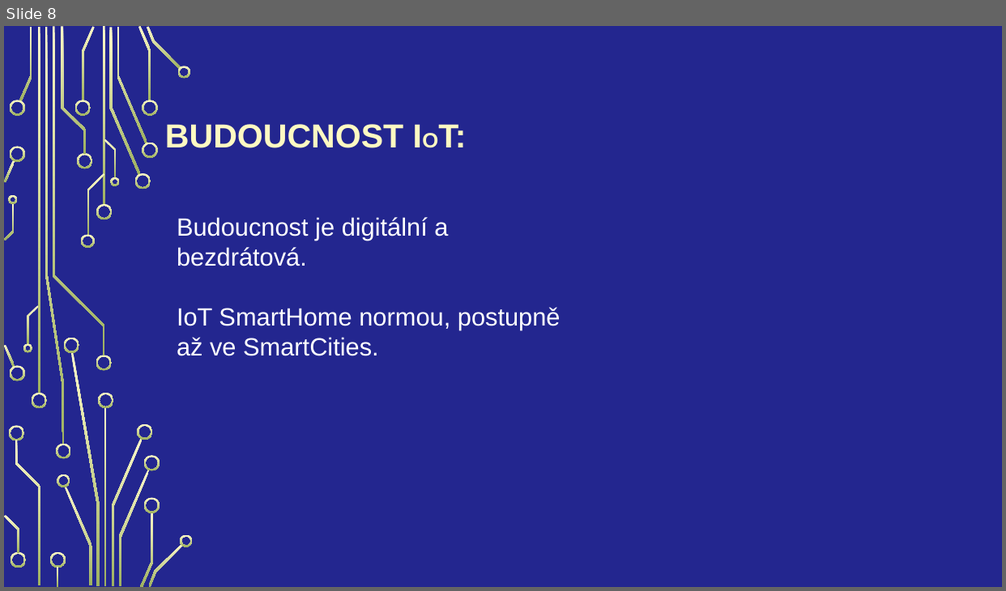
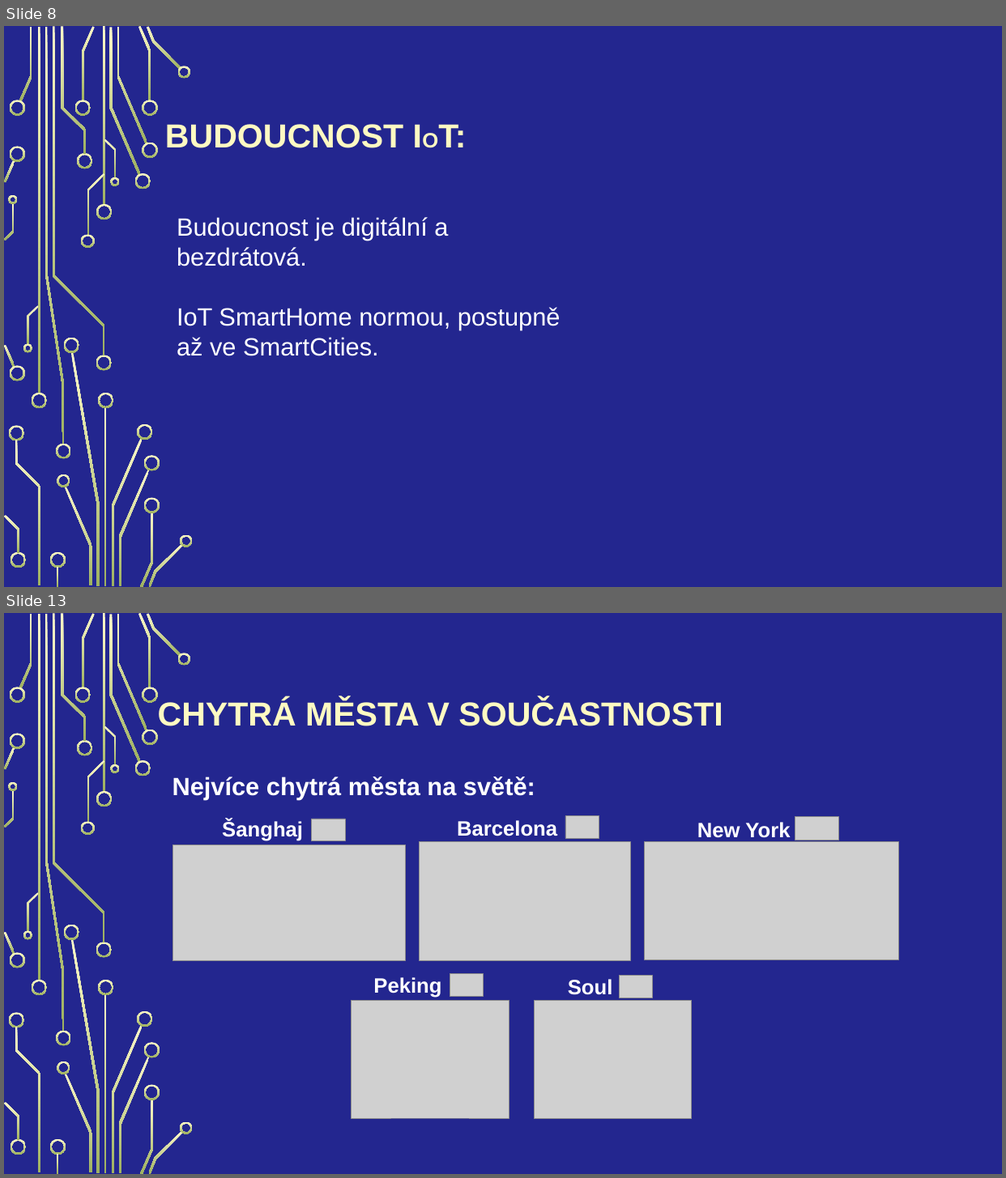
Before and after one commit to Vojta2809/Internet-v-c-a-chytr-m-sta, a slide deck: langsadl.pptx. Shown one above the other, each under a label of ours: slide 8 before the commit, slides 8 and 13 after it; the slides between them are not shown. The pictures are 1006x591 and 1006x1178 pixels, drawn with LibreOffice and Linux fonts; fonts in the diff are those of the drawing; grey boxes stand for pictures; background and template pictures are left out. Boxes give left, top, right and bottom in pixels: in the first picture for what was removed or moved away, otherwise in the second. Text is boxed around its words. In the diff, an @@ line names an element or a change of style, - is before the commit and + after.

```diff
--- a/langsadl.pptx
+++ b/langsadl.pptx
@@ slide 13 added at (4, 613, 1002, 1174), background picture (left out); not listed: 54 template elements that a slide beside it also shows @@
@@ title added at (158, 699, 722, 726), 32 pt, text #FEFAC2, bold @@
+CHYTRÁ MĚSTA V SOUČASTNOSTI
@@ text added at (172, 777, 535, 800), 24 pt, text #FFFFFF, bold @@
+Nejvíce chytrá města na světě:
@@ text added at (222, 820, 303, 841), 20 pt, text #FFFFFF, bold @@
+Šanghaj
@@ picture added at (312, 819, 345, 841) @@
@@ text added at (457, 820, 557, 837), 20 pt, text #FFFFFF, bold @@
+Barcelona
@@ picture added at (565, 815, 599, 838) @@
@@ text added at (697, 822, 790, 842), 20 pt, text #FFFFFF, bold @@
+New York
@@ picture added at (795, 817, 839, 841) @@
@@ picture added at (172, 845, 405, 962) @@
@@ picture added at (419, 842, 631, 961) @@
@@ picture added at (644, 842, 898, 960) @@
@@ picture added at (450, 974, 484, 997) @@
@@ picture added at (620, 976, 653, 999) @@
@@ picture added at (351, 1000, 509, 1118) @@
@@ text added at (373, 977, 441, 998), 20 pt, text #FFFFFF, bold @@
+Peking
@@ picture added at (534, 1001, 692, 1119) @@
@@ text added at (568, 979, 613, 995), 20 pt, text #FFFFFF, bold @@
+Soul
```
Also in this commit, not shown: 10 slides changed, 2 other slides added, 2 slides removed.
